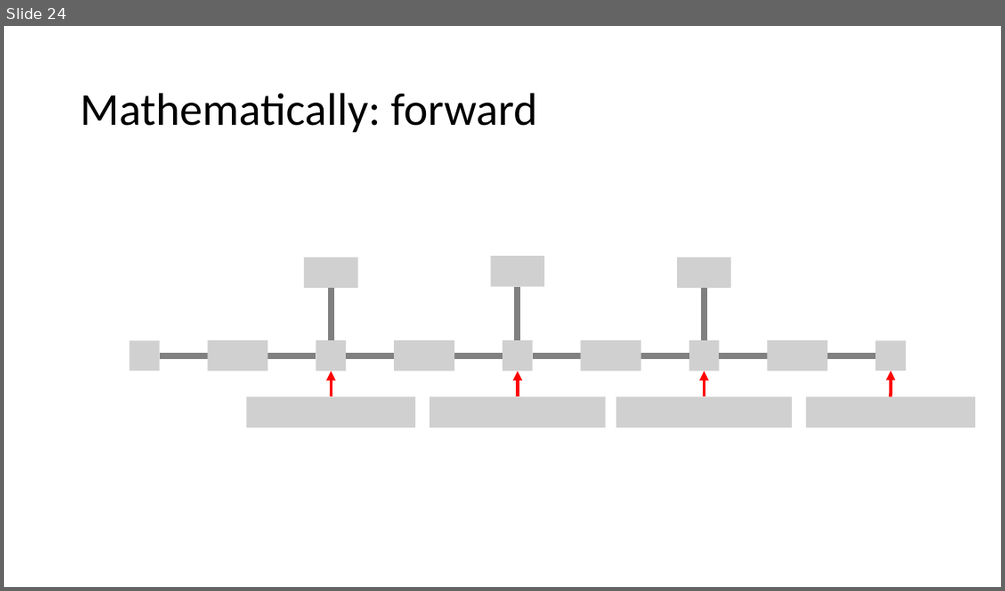
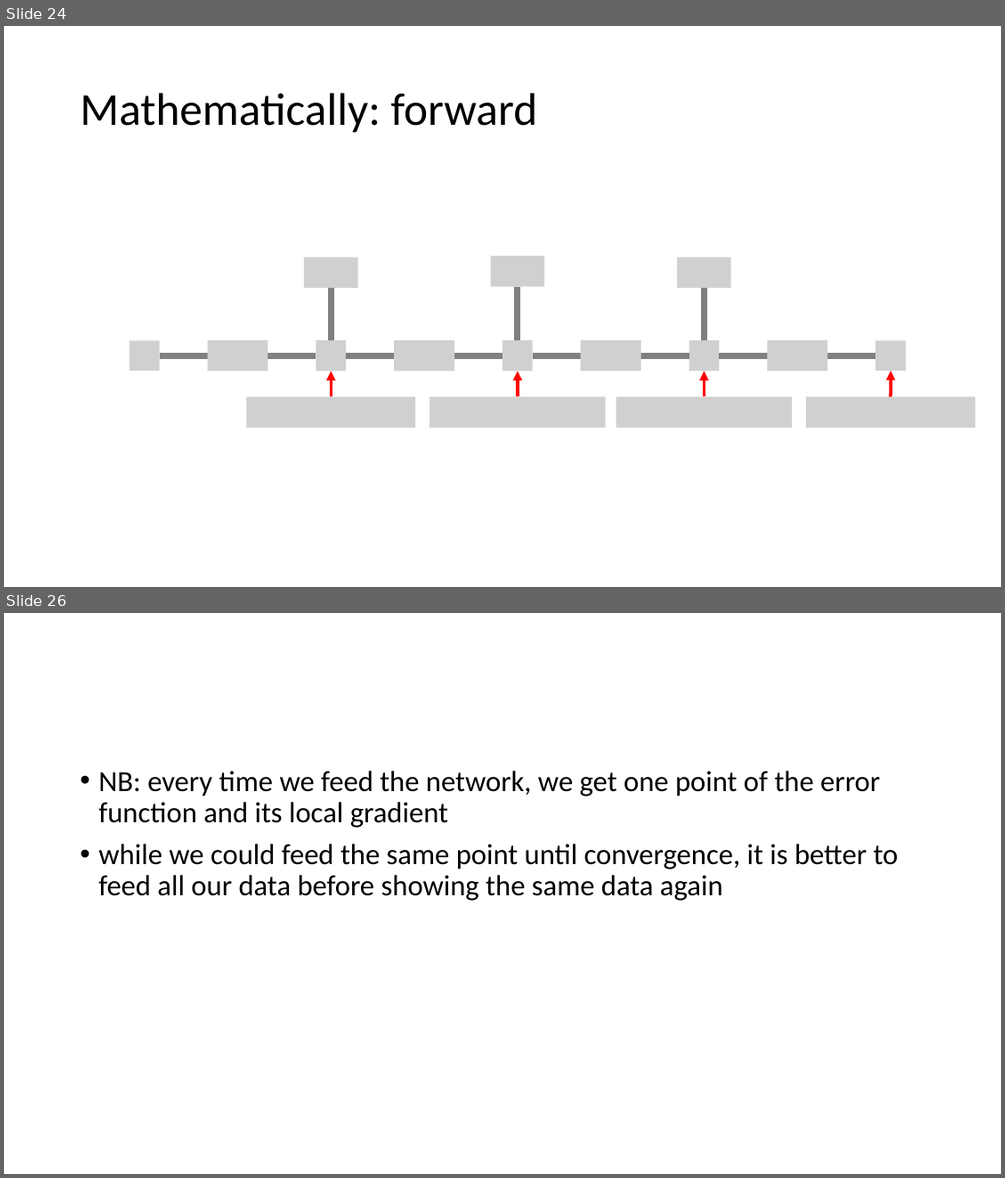
Before and after one commit to MICS-Lab/DeepLearningCourse, a slide deck: Slides_1.pptx. Shown one above the other, each under a label of ours: slide 24 before the commit, slides 24 and 26 after it; the slides between them are not shown. The pictures are 1005x591 and 1005x1178 pixels, drawn with LibreOffice and Linux fonts; fonts in the diff are those of the drawing; grey boxes stand for pictures. Boxes give left, top, right and bottom in pixels: in the first picture for what was removed or moved away, otherwise in the second. Text is boxed around its words. In the diff, an @@ line names an element or a change of style, - is before the commit and + after.

Commit message:
added gradient backprop scheme

```diff
--- a/Slides_1.pptx
+++ b/Slides_1.pptx
@@ slide 26 added at <box>4,613,1001,1174</box>, background #FFFFFF @@
@@ text added at <box>98,771,898,900</box>, 28 pt, text #000000 @@
+• NB: every time we feed the network, we get one point of the error function and its local gradient
+• while we could feed the same point until convergence, it is better to feed all our data before showing the same data again
```
Also in this commit, not shown: 1 slide changed.
